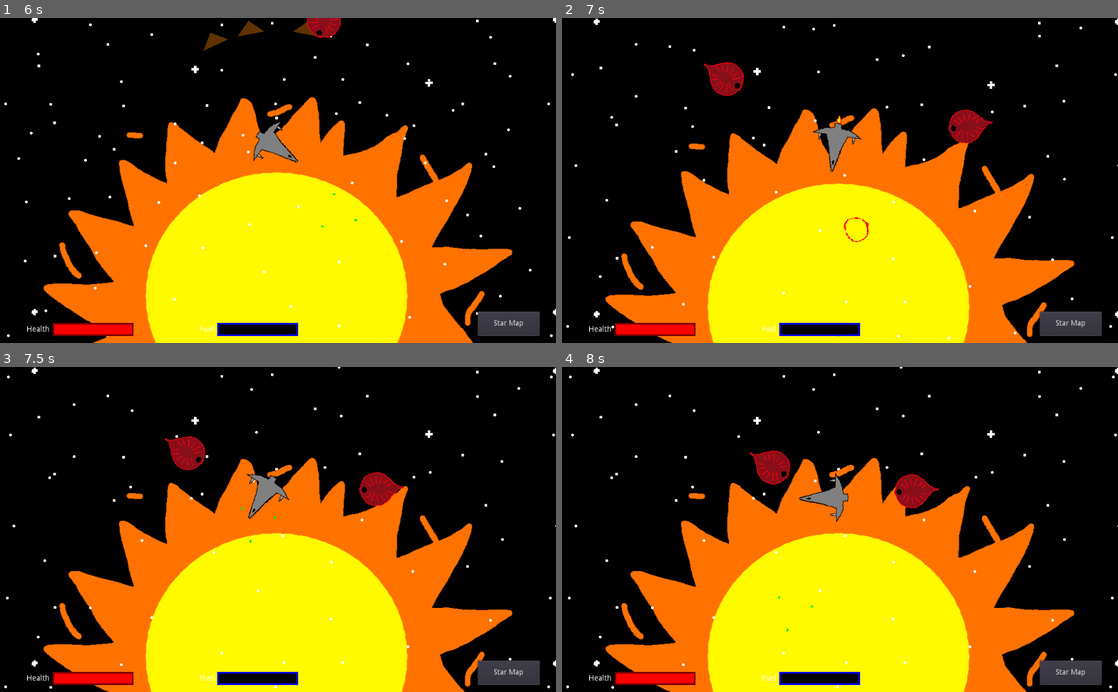
Above: before the commit, frames 1-4 (two rows, left to right).
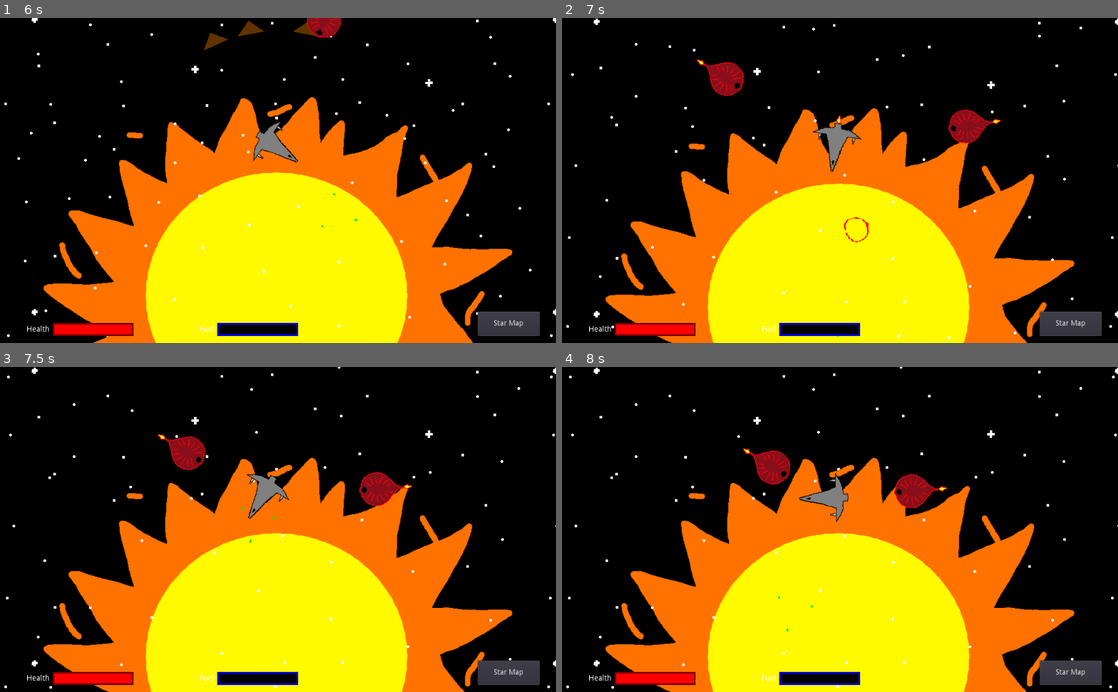
Above: after the commit, the same moments.

Repository: jlpatter/GodotSpaceShooter
Game: Godot game, scene res://src/Misc/GippiesSplash.tscn
The game is run twice, just before and just after one commit, with the same random seed, the same clock (stepped at 60 frames per second) and the same inputs.
Inputs:
- Up to frame 1 (6 s): tap Enter at 0.5, 2 s; hold D (move_right) 0.53-1.28 s; tap Space (shoot) at 0.6, 1.25, 1.35, 2.1, 2.75, 2.85, 3.6, 4.35, 5.1, 5.85 s; hold A (move_left) 1.28-2.03 s; hold D (move_right) 2.03-2.78 s; hold W (move_up) 2.78-3.53 s; hold A (move_left) 3.53-5.78 s; hold D (move_right) from 5.78 s (still down)
- Up to frame 2 (7 s): release D (move_right) at 6.53 s; hold W (move_up) from 6.53 s (still down); tap Space (shoot) at 6.6 s
- Up to frame 3 (7.5 s): release W (move_up) at 7.28 s; hold D (move_right) from 7.28 s (still down); tap Space (shoot) at 7.35 s
- Up to frame 4 (8 s): keep holding D (move_right)

Frame 1 is identical in both runs. In frame 2, less than 0.1% of the frame differs, in the area x 24-79%, y 12-33%; in frame 3, less than 0.1%; in frame 4, less than 0.1%, in the area x 32-70%, y 25-39%.

Commit message:
Added fire and sound to the red enemy

Diff:
--- a/src/Actors/Enemies/RedEnemy.tscn
+++ b/src/Actors/Enemies/RedEnemy.tscn
@@ -1,8 +1,10 @@
-[gd_scene load_steps=5 format=2]
+[gd_scene load_steps=7 format=2]
 
 [ext_resource path="res://Assets/EnemyShips/RedEnemy.png" type="Texture" id=1]
 [ext_resource path="res://src/Misc/GenericExplosion.tscn" type="PackedScene" id=2]
 [ext_resource path="res://src/Actors/Enemy1.gd" type="Script" id=3]
+[ext_resource path="res://Assets/Fire.png" type="Texture" id=4]
+[ext_resource path="res://Assets/rocket.wav" type="AudioStream" id=5]
 
 [sub_resource type="CircleShape2D" id=1]
 radius = 31.501
@@ -13,6 +15,13 @@
 [node name="GFX" type="Sprite" parent="."]
 position = Vector2( 0.396851, 9.12756 )
 texture = ExtResource( 1 )
+
+[node name="Fire" type="Sprite" parent="."]
+position = Vector2( 0.615921, 55.8399 )
+texture = ExtResource( 4 )
+
+[node name="JetSound" type="AudioStreamPlayer2D" parent="."]
+stream = ExtResource( 5 )
 
 [node name="BulletSpawnLocation" type="Node2D" parent="."]
 position = Vector2( 0, -34.526 )
--- a/src/Actors/Enemy1.gd
+++ b/src/Actors/Enemy1.gd
@@ -20,6 +20,14 @@
 		position += Vector2(0.0, -1.0).rotated(rotation) * SPEED * delta
 	else:
 		is_following_player = false
+
+	if is_following_player and not is_exploding:
+		$Fire.show()
+		if not $JetSound.playing:
+			$JetSound.play()
+	else:
+		$Fire.hide()
+		$JetSound.stop()
 
 func explode():
 	is_exploding = true
